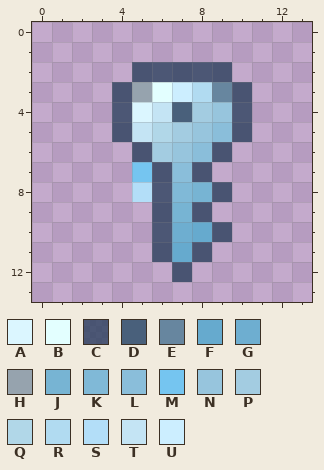
Edited in one commit: pixel-art sprite (src/img/v1/object/ForeignKey.png). The picture above is the old version.
The file is 14x14 pixels. Colours within 5 levels of each other are drawn and written as one.
Palette (. is transparent): A #dbf6ff  B #e3ffff  C #2e425fcc  D #49607b  E #67869f  F #66aace  G #6eaed0  H #96a3ae  J #77b4d3  K #80b9d7  L #8abeda  M #75c5f0  N #97c5dd  P #a3cce1  Q #b1d7e8  R #b1dbf1  S #b3def8  T #c4e4f4  U #cceeff
The result:
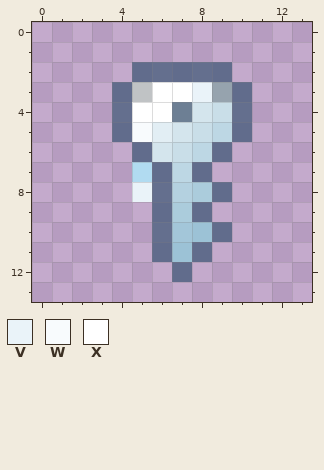
Colours new in this view: V #eaf3f9  W #f8fbfd  X #ffffff
Difference:
Colour C changes from #2e425fcc to #4c607fcc.
Colour D changes from #49607b to #6d7f94.
Colour E changes from #67869f to #96a3ae.
Colour F changes from #66aace to #9cc2d6.
Colour G changes from #6eaed0 to #a3c6d9.
Colour H changes from #96a3ae to #c0c3c5.
Colour J changes from #77b4d3 to #abccdc.
Colour K changes from #80b9d7 to #b4d1e0.
Colour L changes from #8abeda to #bdd7e4.
Colour N changes from #97c5dd to #c9dee8.
Colour P changes from #a3cce1 to #d4e5ed.
Colour Q changes from #b1d7e8 to #e2eef4.
The author changed colour M to colour R in row 7 at x 5.
The author changed colour R to colour V in row 3 at x 8.
The author changed colour S to colour V in row 8 at x 5.
The author changed colour T to colour W in row 5 at x 5.
The author changed colour A to colour X in row 4 at x 5.
The author changed colour B to colour X in row 3 at x 6.
The author changed colour T to colour X in row 4 at x 6.
The author changed colour U to colour X in row 3 at x 7.
Boxes around the changes in both pictures, in picture pixels (x1, y1, x2, y2):
changed: (112, 62, 252, 282)
